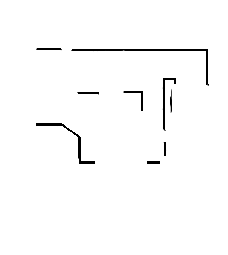
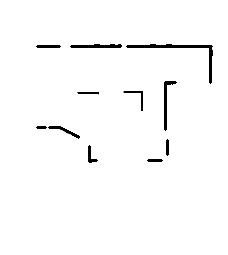
Comparing the layer stacks of the two (228, 255) images. Changes:
painted on "Layer" over [36, 44, 213, 164]